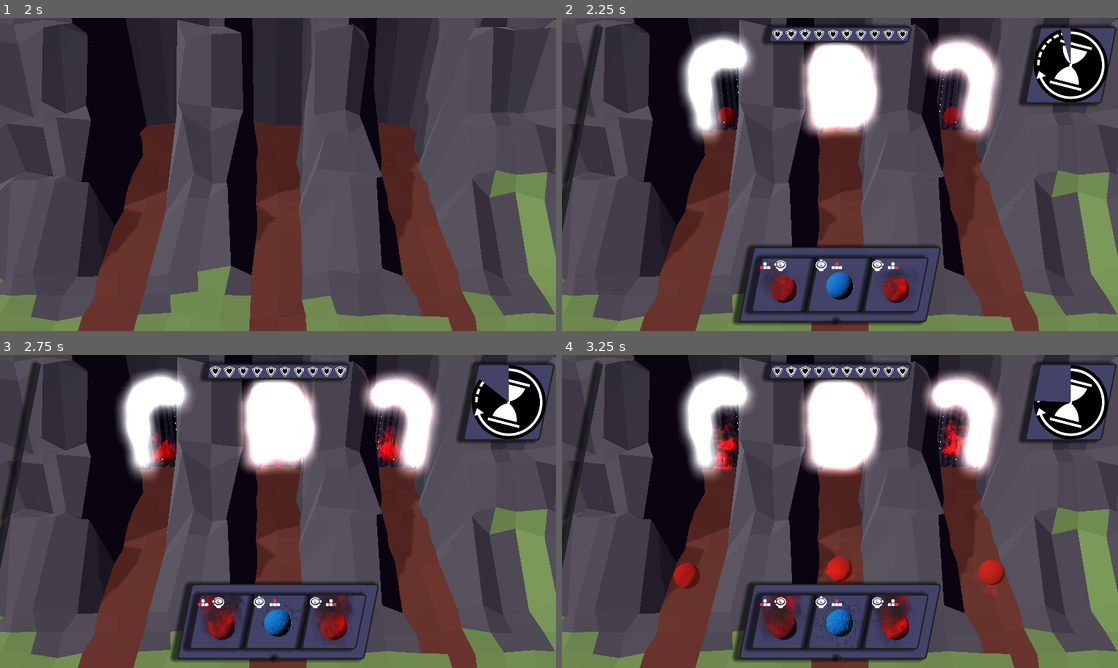
Above: before the commit, frames 1-4 (two rows, left to right).
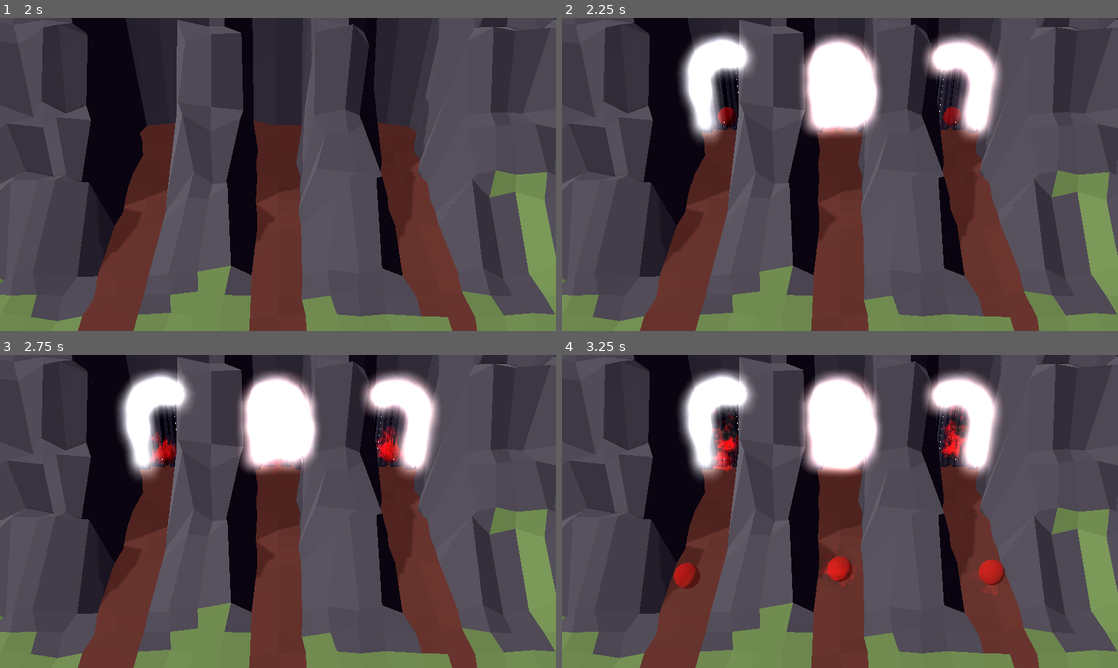
Above: after the commit, the same moments.

Repository: emmdie/3m5Jam2024_1
Game: Godot game, scene res://Scenes/game.tscn
The game is run twice, just before and just after one commit, with the same random seed, the same clock (stepped at 60 frames per second) and the same inputs.
Inputs (mouse positions are in pixels of both pictures, inside the frame that each line leads up to):
- Up to frame 1 (2 s): move the mouse to (400, 158) at 0.52 s; hold D (minigame_Right) 0.53-1.28 s; hold J (select_0) 0.53-1.28 s; move the mouse to (166, 190) at 1.27 s; hold S (minigame_Down) from 1.28 s (still down); tap K (select_1) at 1.35 s
- Up to frame 2 (2.25 s): move the mouse to (895, 105) at 2.02 s; release S (minigame_Down) at 2.03 s; hold D (minigame_Right) from 2.03 s (still down); hold L (select_2) from 2.03 s (still down)
- Up to frame 3 (2.75 s): keep holding D (minigame_Right); keep holding L (select_2)
- Up to frame 4 (3.25 s): move the mouse to (812, 574) at 2.77 s; release D (minigame_Right) at 2.78 s; release L (select_2) at 2.78 s; hold W (minigame_Up) from 2.78 s (still down); tap Left (summon_lane_0) at 2.85 s

Frame 1 is identical in both runs. In frame 2, 13% of the frame differs, in the area x 0-100%, y 2-99%; in frame 3, 13%; in frame 4, 13%.

Commit message:
add ui input prompts for preview

Diff:
--- a/Scenes/Ui/Ui.tscn
+++ b/Scenes/Ui/Ui.tscn
@@ -3,13 +3,7 @@
 [ext_resource type="Theme" uid="uid://d2lh3hpldd764" path="res://Assets/theme.tres" id="1_s4h8k"]
 [ext_resource type="Script" path="res://Scenes/Ui/TimerPanel.gd" id="2_ah4lv"]
 [ext_resource type="Script" path="res://Scenes/Ui/Ui.gd" id="2_oqoan"]
-[ext_resource type="PackedScene" uid="uid://bxebpofejftxv" path="res://Scenes/Minigame/minigame.tscn" id="4_3up0a"]
 [ext_resource type="Texture2D" uid="uid://v0hcbceenvpb" path="res://Assets/Textures/Ui/Inputs/keyboard/keyboard_arrows_left.png" id="3_8mwmi"]
-[ext_resource type="PackedScene" uid="uid://bxebpofejftxv" path="res://Scenes/Minigame/minigame.tscn" id="4_3up0a"]
-[ext_resource type="Texture2D" uid="uid://v0hcbceenvpb" path="res://Assets/Textures/Ui/Inputs/keyboard/keyboard_arrows_left.png" id="3_8mwmi"]
-[ext_resource type="PackedScene" uid="uid://bxebpofejftxv" path="res://Scenes/Minigame/minigame.tscn" id="4_3up0a"]
-[ext_resource type="Texture2D" uid="uid://v0hcbceenvpb" path="res://Assets/Textures/Ui/Inputs/keyboard/keyboard_arrows_left.png" id="3_8mwmi"]
-[ext_resource type="PackedScene" uid="uid://bxebpofejftxv" path="res://Scenes/Minigame/minigame.tscn" id="4_3up0a"]
 [ext_resource type="Script" path="res://Scenes/Ui/EnemyHealthPanel.gd" id="4_7tmcb"]
 [ext_resource type="Texture2D" uid="uid://bk1q4dma8pw3g" path="res://Assets/Textures/Ui/Inputs/xbox/xbox_stick_l_left.png" id="4_78gno"]
 [ext_resource type="PackedScene" uid="uid://caext43hae4ho" path="res://Scenes/Ui/unit_preview.tscn" id="4_pivm6"]
